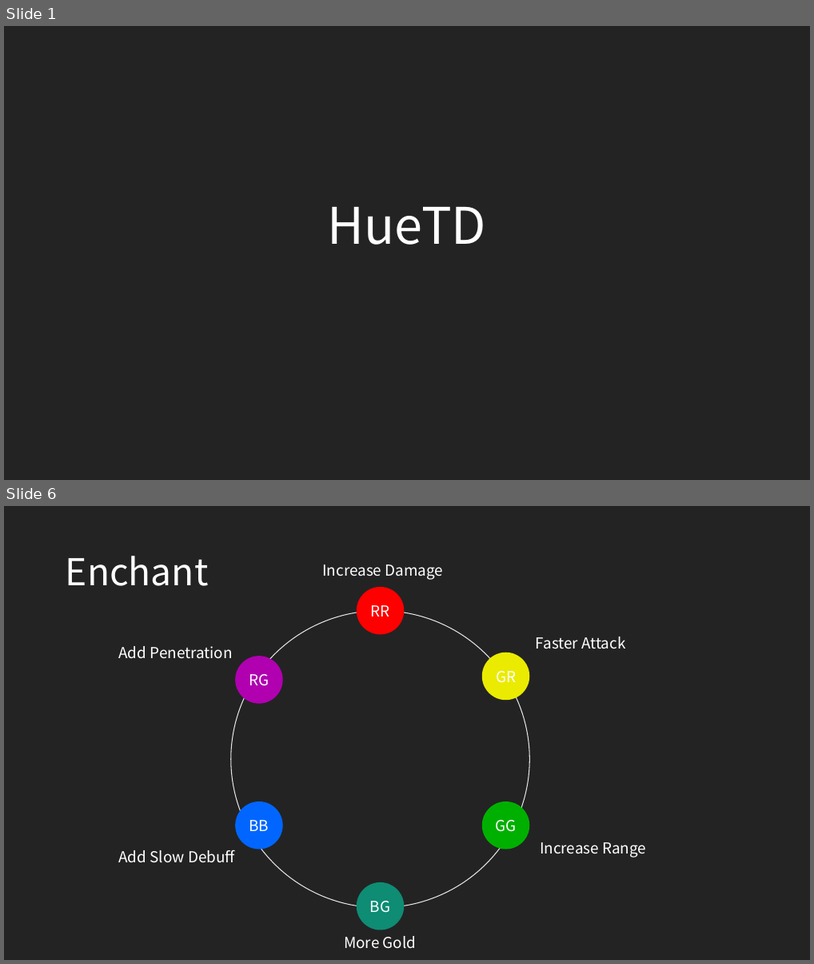
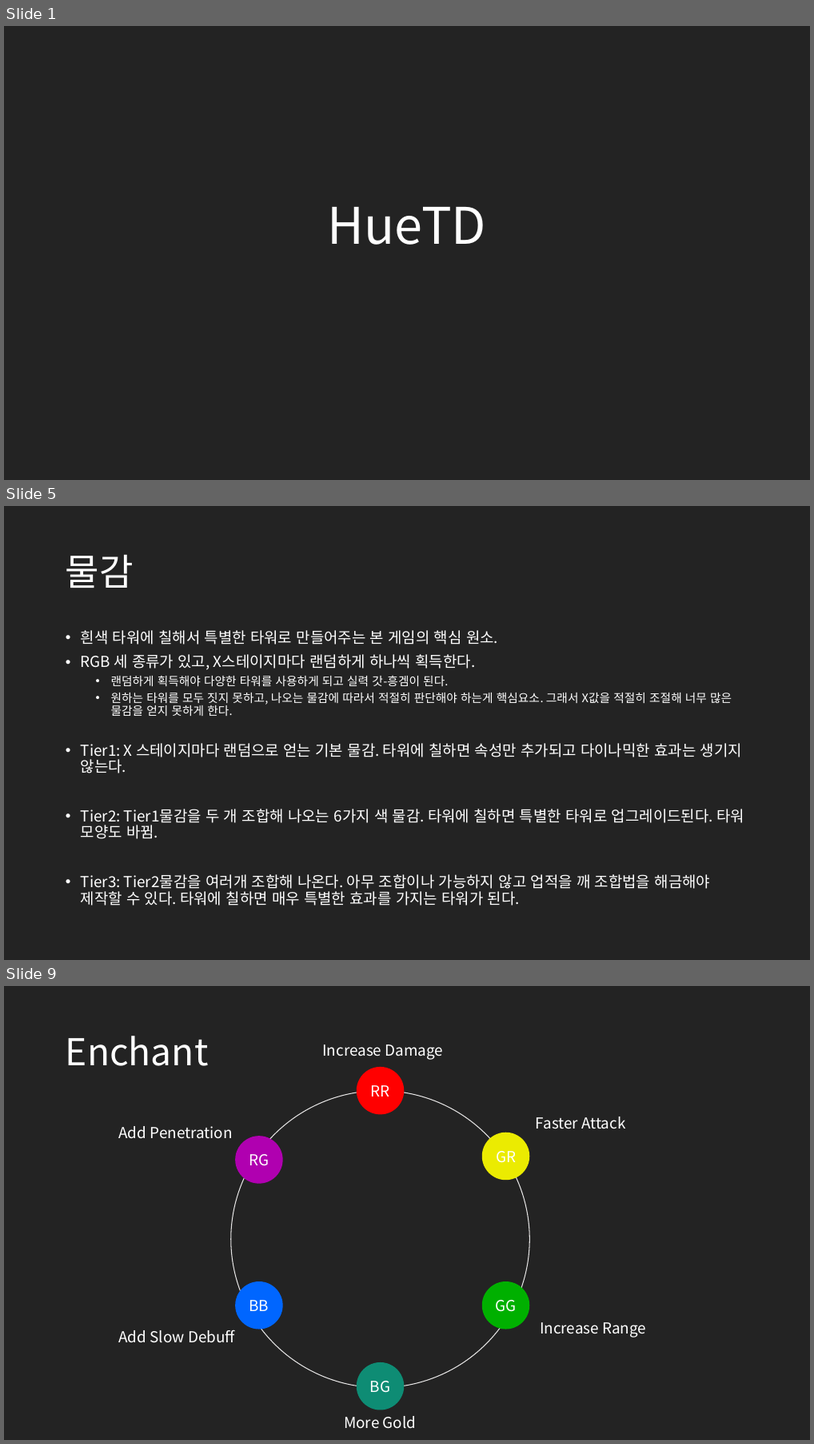
Before and after one commit to ryanking13/dye-td, a slide deck: concepts/HueTD_MainConcepts.pptx. Shown one above the other, each under a label of ours: slides 1 and 6 before the commit, slides 1, 5 and 9 after it; the slides between them are not shown. The pictures are 814x964 and 814x1444 pixels, drawn with LibreOffice and Linux fonts; fonts in the diff are those of the drawing. Boxes give left, top, right and bottom in pixels: in the first picture for what was removed or moved away, otherwise in the second. Text is boxed around its words. In the diff, an @@ line names an element or a change of style, - is before the commit and + after.

```diff
--- a/concepts/HueTD_MainConcepts.pptx
+++ b/concepts/HueTD_MainConcepts.pptx
@@ slide 5 added at (4, 506, 810, 960), background #232323 @@
@@ title added at (66, 554, 134, 588), 44 pt, text #FFFFFF @@
+물감
@@ text added at (81, 630, 745, 905), 18 pt, text #FFFFFF @@
+• 흰색 타워에 칠해서 특별한 타워로 만들어주는 본 게임의 핵심 원소.
+• RGB 세 종류가 있고, X스테이지마다 랜덤하게 하나씩 획득한다.
+  • 랜덤하게 획득해야 다양한 타워를 사용하게 되고 실력 갓-흥겜이 된다.
+  • 원하는 타워를 모두 짓지 못하고, 나오는 물감에 따라서 적절히 판단해야 하는게 핵심요소. 그래서 X값을 적절히 조절해 너무 많은 물감을 얻지 못하게 한다.
+• Tier1: X 스테이지마다 랜덤으로 얻는 기본 물감. 타워에 칠하면 속성만 추가되고 다이나믹한 효과는 생기지 않는다.
+• Tier2: Tier1물감을 두 개 조합해 나오는 6가지 색 물감. 타워에 칠하면 특별한 타워로 업그레이드된다. 타워 모양도 바뀜.
+• Tier3: Tier2물감을 여러개 조합해 나온다. 아무 조합이나 가능하지 않고 업적을 깨 조합법을 해금해야 제작할 수 있다. 타워에 칠하면 매우 특별한 효과를 가지는 타워가 된다.
@@ what was slide 6 is now slide 9 @@
```
Also in this commit, not shown: 3 slides changed, 4 other slides added, 1 slide removed.
